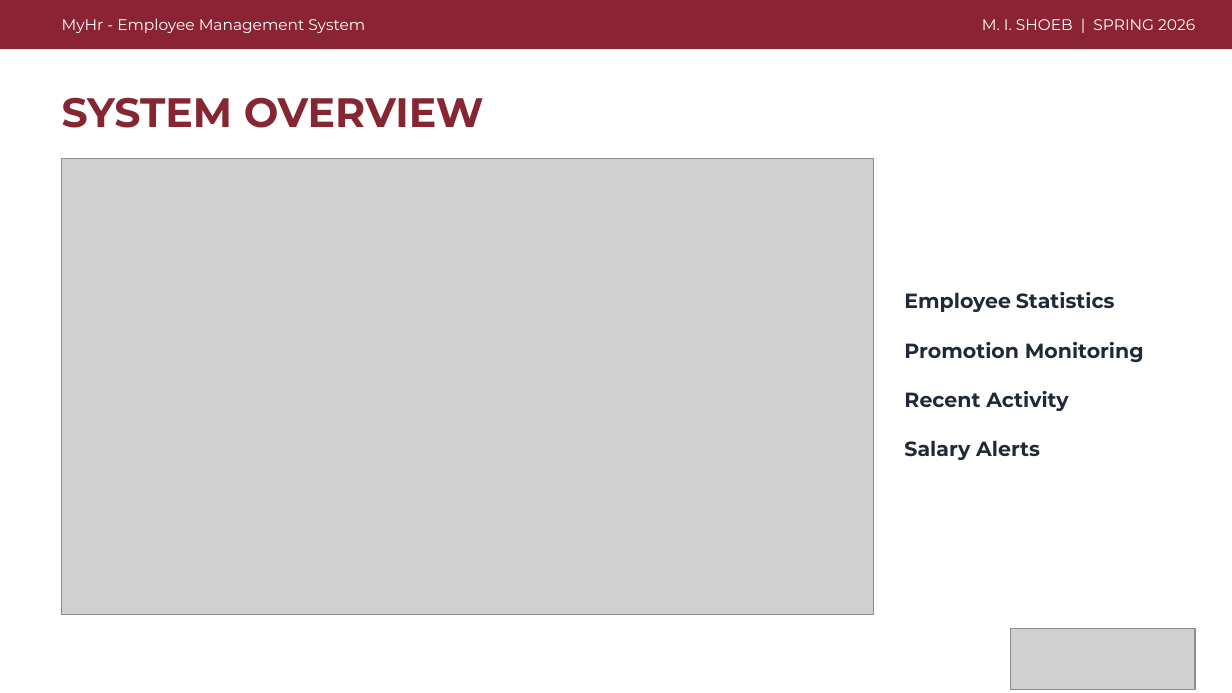
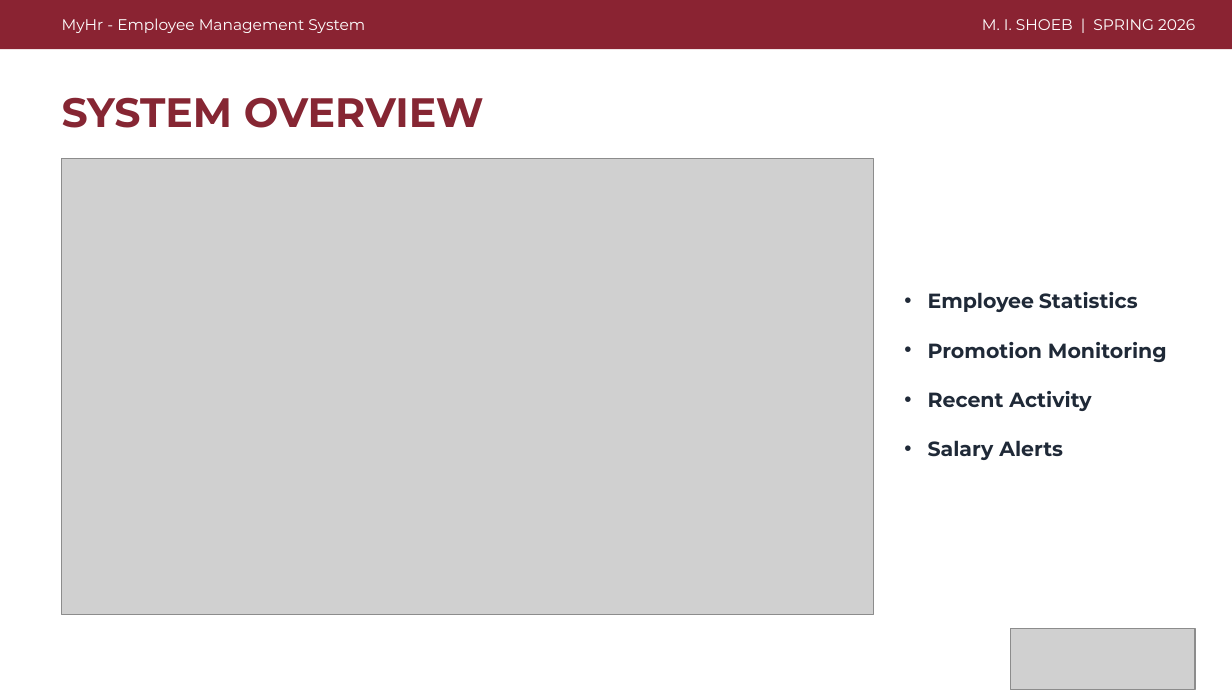
Before and after one commit to ibrahimify/MyHR, a slide deck: slide 3 of docs/Presentation/MyHR_Project_Lab_Presentation.pptx. Drawn at 1232x693 pixels with LibreOffice and Linux fonts; fonts in the diff are those of the drawing; grey boxes stand for pictures. Boxes give left, top, right and bottom in pixels: in the first picture for what was removed or moved away, otherwise in the second. Text is boxed around its words. In the diff, an @@ line names an element or a change of style, - is before the commit and + after.

```diff
--- a/docs/Presentation/MyHR_Project_Lab_Presentation.pptx
+++ b/docs/Presentation/MyHR_Project_Lab_Presentation.pptx
@@ text "Employee Statistics" at <box>928,292,1167,460</box>: bullet none to • @@
```
Also in this commit, not shown: 2 other slides changed, 7 other files.
